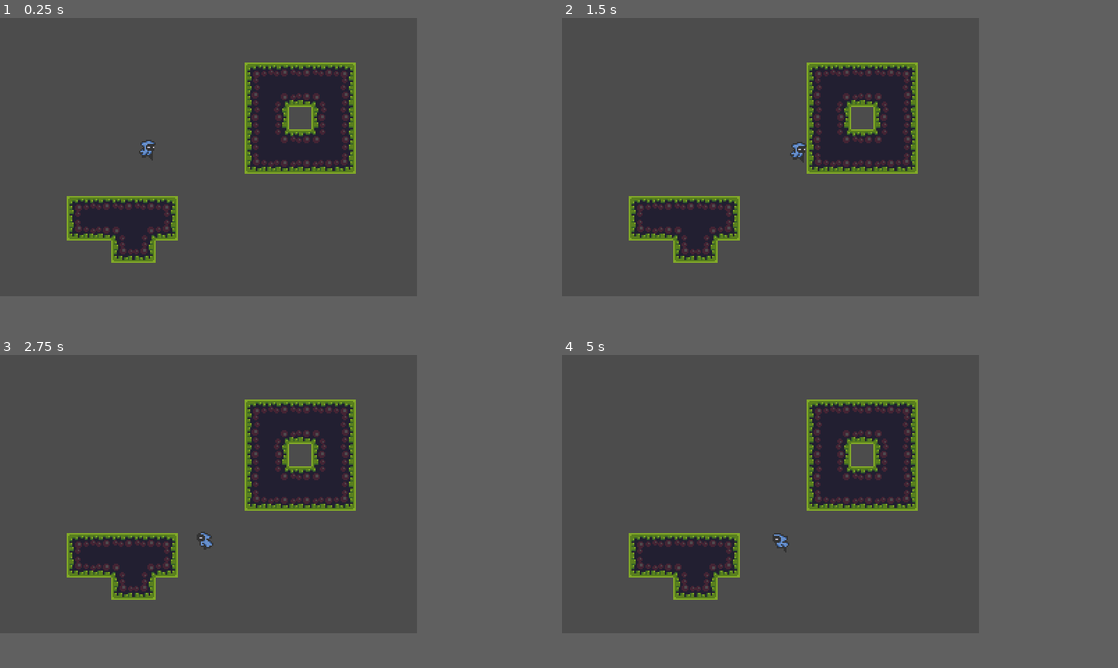
Above: before the commit, frames 1-4 (two rows, left to right).
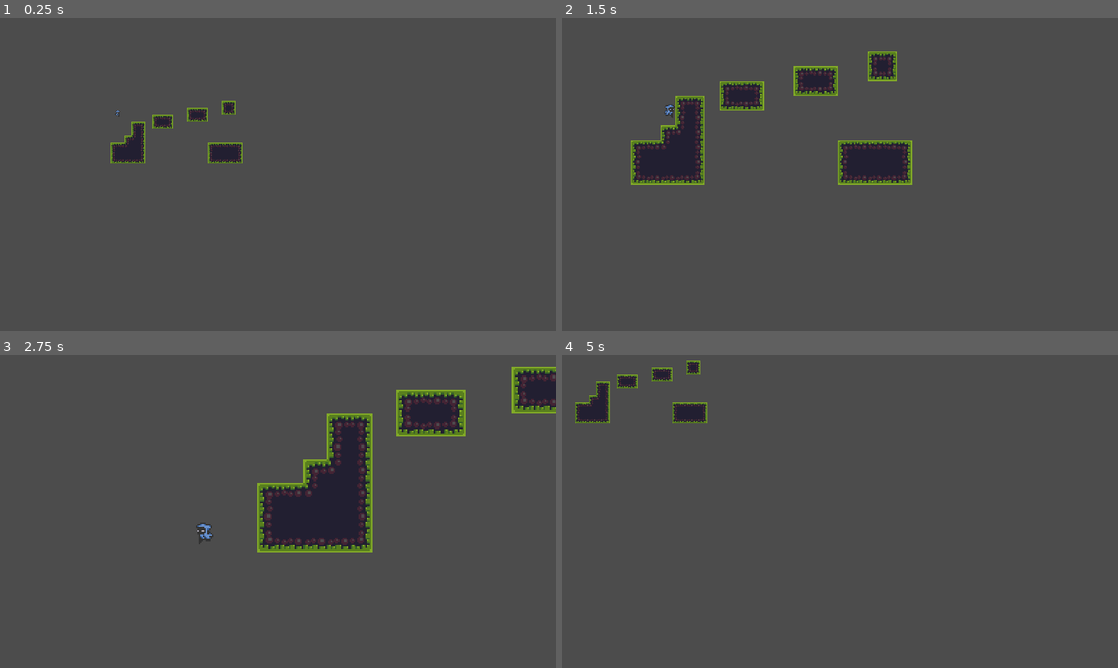
Above: after the commit, the same moments.

Repository: Mike149x/2DGameDraft
Game: Godot game, scene res://Scenes/MainScene.tscn
The game is run twice, just before and just after one commit, with the same random seed, the same clock (stepped at 60 frames per second) and the same inputs.
Inputs:
- Up to frame 1 (0.25 s): no input
- Up to frame 2 (1.5 s): hold D (right) from 0.53 s (still down); tap Z (zoom, bound only after the commit) at 0.6, 1.35 s; tap Space (jump) at 0.77 s
- Up to frame 3 (2.75 s): tap Space (jump) at 1.52 s; release D (right) at 2.03 s; hold A (left) from 2.03 s (still down); tap Z (zoom, bound only after the commit) at 2.1 s
- Up to frame 4 (5 s): release A (left) at 2.78 s; hold D (right) 2.78-4.28 s; tap Z (zoom, bound only after the commit) at 2.85, 3.6, 4.35 s; tap Space (jump) at 3.02, 3.77, 4.52 s; hold A (left) from 4.28 s (still down)
In our replay, the window is 600x400 before the commit and 800x450 after it. These sizes can differ from the game's own. Grey fills any space a smaller window leaves; there, only what the larger window draws over its background counts as a difference.

The runs differ from the first frame. In frame 1, 12% of the frame differs, in the area x 12-64%, y 14-79%; in frame 2, 14%; in frame 3, 16%, in the area x 12-100%, y 3-79%; in frame 4, 12%.

Commit message:
adding a toggleable camera that zooms and tracks the player

Diff:
--- /dev/null
+++ b/2DGameDraft/Scenes/InGameCamera2D.gd
@@ -0,0 +1,25 @@
+extends Camera2D
+
+var target = null
+var zoomed = false
+var center = Vector2.ZERO
+
+func _ready():
+	center = get_viewport_rect().size/2
+
+func _process(delta):
+	if Input.is_action_just_pressed("zoom"):  #when z is pressed
+		if zoomed:                           #if already zoomed, then lose the target and unzoom
+			target = null
+			zoomed = false
+		else:                               #if not zoomed, then player is the target and zoom in
+			target = owner.get_node("PlayerCharacter")
+			zoomed = true
+
+#checking every frame whether zoomed or unzoomed
+	if zoomed:
+		zoom = zoom.move_toward(Vector2(0.3,0.3), 0.03)
+		position = position.move_toward(target.global_position, 80)   #global_position gives us the perfect coordinates of the node
+	else:
+		zoom = zoom.move_toward(Vector2(1,1), 0.03)
+		position = position.move_toward(center, 80)
--- a/2DGameDraft/Scenes/MainScene.tscn
+++ b/2DGameDraft/Scenes/MainScene.tscn
@@ -1,7 +1,8 @@
-[gd_scene load_steps=22 format=2]
+[gd_scene load_steps=23 format=2]
 
 [ext_resource path="res://Scenes/PlayerCharacter.tscn" type="PackedScene" id=1]
 [ext_resource path="res://Sprites/tileset.png" type="Texture" id=2]
+[ext_resource path="res://Scenes/InGameCamera2D.gd" type="Script" id=3]
 
 [sub_resource type="RectangleShape2D" id=1]
 extents = Vector2( 450.25, 10 )
@@ -188,7 +189,7 @@
 [node name="MainScene" type="Node2D"]
 
 [node name="PlayerCharacter" parent="." instance=ExtResource( 1 )]
-position = Vector2( 107, 81 )
+position = Vector2( 17, 63 )
 
 [node name="StaticBody2D" type="StaticBody2D" parent="."]
 
@@ -200,4 +201,9 @@
 tile_set = SubResource( 2 )
 cell_size = Vector2( 16, 16 )
 format = 1
-tile_data = PoolIntArray( 131083, 0, 0, 131084, 0, 131076, 131085, 0, 131076, 131086, 0, 1, 131087, 0, 2, 196619, 0, 65536, 196620, 0, 3, 196621, 0, 131073, 196622, 0, 5, 196623, 0, 65539, 262155, 0, 65541, 262156, 0, 65539, 262158, 0, 65536, 262159, 0, 65538, 327691, 0, 65541, 327692, 0, 131075, 327693, 0, 131076, 327694, 0, 131077, 327695, 0, 65539, 393227, 0, 131072, 393228, 0, 4, 393229, 0, 4, 393230, 0, 4, 393231, 0, 131074, 524291, 0, 0, 524292, 0, 1, 524293, 0, 131076, 524294, 0, 131076, 524295, 0, 2, 589827, 0, 131072, 589828, 0, 131073, 589829, 0, 5, 589830, 0, 3, 589831, 0, 131074, 655365, 0, 131072, 655366, 0, 131074 )
+tile_data = PoolIntArray( 196624, 0, 0, 196625, 0, 2, 262155, 0, 0, 262156, 0, 131076, 262157, 0, 2, 262160, 0, 131072, 262161, 0, 131074, 327686, 0, 0, 327687, 0, 1, 327688, 0, 2, 327691, 0, 131072, 327692, 0, 4, 327693, 0, 131074, 393219, 0, 0, 393220, 0, 2, 393222, 0, 131072, 393223, 0, 4, 393224, 0, 131074, 458755, 0, 65541, 458756, 0, 65538, 524290, 0, 0, 524291, 0, 131077, 524292, 0, 65539, 589824, 0, 0, 589825, 0, 131076, 589826, 0, 131077, 589827, 0, 65537, 589828, 0, 65539, 589838, 0, 0, 589839, 0, 131076, 589840, 0, 1, 589841, 0, 1, 589842, 0, 2, 655360, 0, 65536, 655361, 0, 65537, 655362, 0, 65537, 655363, 0, 65537, 655364, 0, 65539, 655374, 0, 65536, 655375, 0, 65537, 655376, 0, 65537, 655377, 0, 65537, 655378, 0, 65539, 720896, 0, 131072, 720897, 0, 4, 720898, 0, 4, 720899, 0, 4, 720900, 0, 131074, 720910, 0, 131072, 720911, 0, 131073, 720912, 0, 131073, 720913, 0, 4, 720914, 0, 131074 )
+
+[node name="Camera2D" type="Camera2D" parent="."]
+current = true
+smoothing_enabled = true
+script = ExtResource( 3 )
--- a/2DGameDraft/project.godot
+++ b/2DGameDraft/project.godot
@@ -16,10 +16,10 @@
 
 [display]
 
-window/size/width=300
-window/size/height=200
-window/size/test_width=1200
-window/size/test_height=800
+window/size/width=1280
+window/size/height=720
+window/size/test_width=1280
+window/size/test_height=720
 window/stretch/mode="2d"
 window/stretch/aspect="keep"
 
@@ -51,21 +51,26 @@
 
 right={
 "deadzone": 0.5,
-"events": [ Object(InputEventKey,"resource_local_to_scene":false,"resource_name":"","device":0,"alt":false,"shift":false,"control":false,"meta":false,"command":false,"pressed":false,"scancode":0,"physical_scancode":68,"unicode":0,"echo":false,"script":null)
-, Object(InputEventKey,"resource_local_to_scene":false,"resource_name":"","device":0,"alt":false,"shift":false,"control":false,"meta":false,"command":false,"pressed":false,"scancode":0,"physical_scancode":16777233,"unicode":0,"echo":false,"script":null)
+"events": [ Object(InputEventKey,"resource_local_to_scene":false,"resource_name":"","device":0,"alt":false,"shift":false,"control":false,"meta":false,"command":false,"pressed":false,"scancode":68,"physical_scancode":0,"unicode":0,"echo":false,"script":null)
+, Object(InputEventKey,"resource_local_to_scene":false,"resource_name":"","device":0,"alt":false,"shift":false,"control":false,"meta":false,"command":false,"pressed":false,"scancode":16777233,"physical_scancode":0,"unicode":0,"echo":false,"script":null)
  ]
 }
 left={
 "deadzone": 0.5,
-"events": [ Object(InputEventKey,"resource_local_to_scene":false,"resource_name":"","device":0,"alt":false,"shift":false,"control":false,"meta":false,"command":false,"pressed":false,"scancode":0,"physical_scancode":65,"unicode":0,"echo":false,"script":null)
-, Object(InputEventKey,"resource_local_to_scene":false,"resource_name":"","device":0,"alt":false,"shift":false,"control":false,"meta":false,"command":false,"pressed":false,"scancode":0,"physical_scancode":16777231,"unicode":0,"echo":false,"script":null)
+"events": [ Object(InputEventKey,"resource_local_to_scene":false,"resource_name":"","device":0,"alt":false,"shift":false,"control":false,"meta":false,"command":false,"pressed":false,"scancode":65,"physical_scancode":0,"unicode":0,"echo":false,"script":null)
+, Object(InputEventKey,"resource_local_to_scene":false,"resource_name":"","device":0,"alt":false,"shift":false,"control":false,"meta":false,"command":false,"pressed":false,"scancode":16777231,"physical_scancode":0,"unicode":0,"echo":false,"script":null)
  ]
 }
 jump={
 "deadzone": 0.5,
-"events": [ Object(InputEventKey,"resource_local_to_scene":false,"resource_name":"","device":0,"alt":false,"shift":false,"control":false,"meta":false,"command":false,"pressed":false,"scancode":0,"physical_scancode":32,"unicode":0,"echo":false,"script":null)
-, Object(InputEventKey,"resource_local_to_scene":false,"resource_name":"","device":0,"alt":false,"shift":false,"control":false,"meta":false,"command":false,"pressed":false,"scancode":0,"physical_scancode":87,"unicode":0,"echo":false,"script":null)
-, Object(InputEventKey,"resource_local_to_scene":false,"resource_name":"","device":0,"alt":false,"shift":false,"control":false,"meta":false,"command":false,"pressed":false,"scancode":0,"physical_scancode":16777232,"unicode":0,"echo":false,"script":null)
+"events": [ Object(InputEventKey,"resource_local_to_scene":false,"resource_name":"","device":0,"alt":false,"shift":false,"control":false,"meta":false,"command":false,"pressed":false,"scancode":32,"physical_scancode":0,"unicode":0,"echo":false,"script":null)
+, Object(InputEventKey,"resource_local_to_scene":false,"resource_name":"","device":0,"alt":false,"shift":false,"control":false,"meta":false,"command":false,"pressed":false,"scancode":87,"physical_scancode":0,"unicode":0,"echo":false,"script":null)
+, Object(InputEventKey,"resource_local_to_scene":false,"resource_name":"","device":0,"alt":false,"shift":false,"control":false,"meta":false,"command":false,"pressed":false,"scancode":16777232,"physical_scancode":0,"unicode":0,"echo":false,"script":null)
+ ]
+}
+zoom={
+"deadzone": 0.5,
+"events": [ Object(InputEventKey,"resource_local_to_scene":false,"resource_name":"","device":0,"alt":false,"shift":false,"control":false,"meta":false,"command":false,"pressed":false,"scancode":90,"physical_scancode":0,"unicode":0,"echo":false,"script":null)
  ]
 }
 
